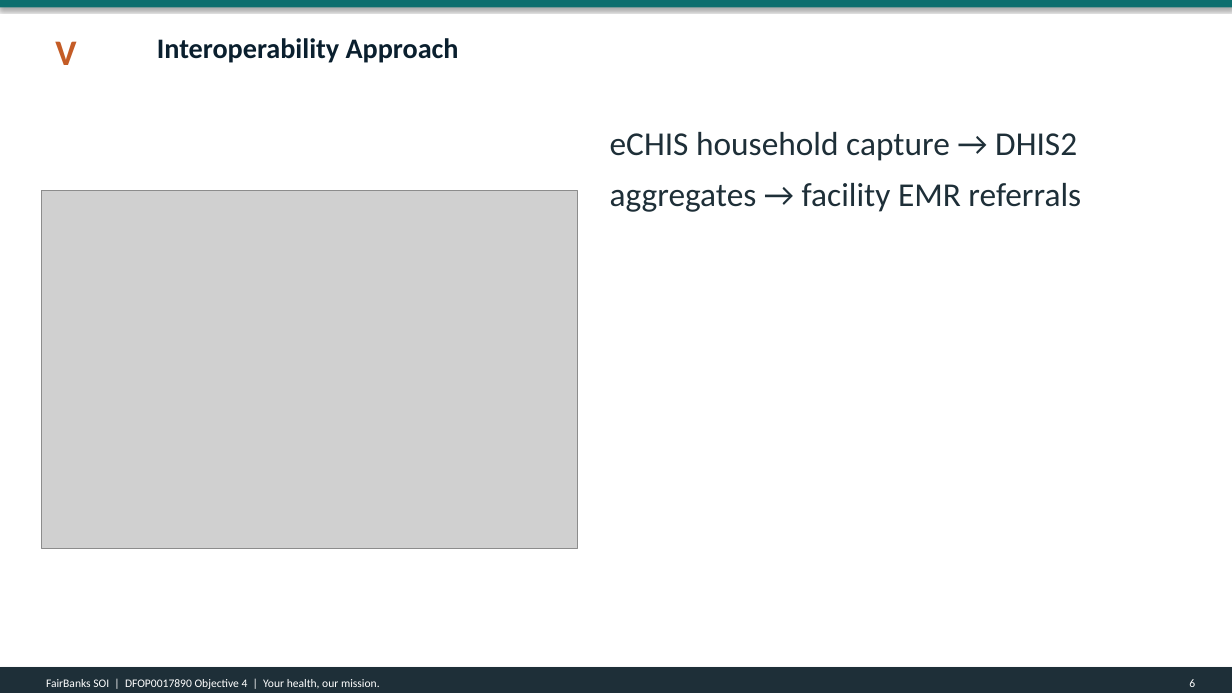
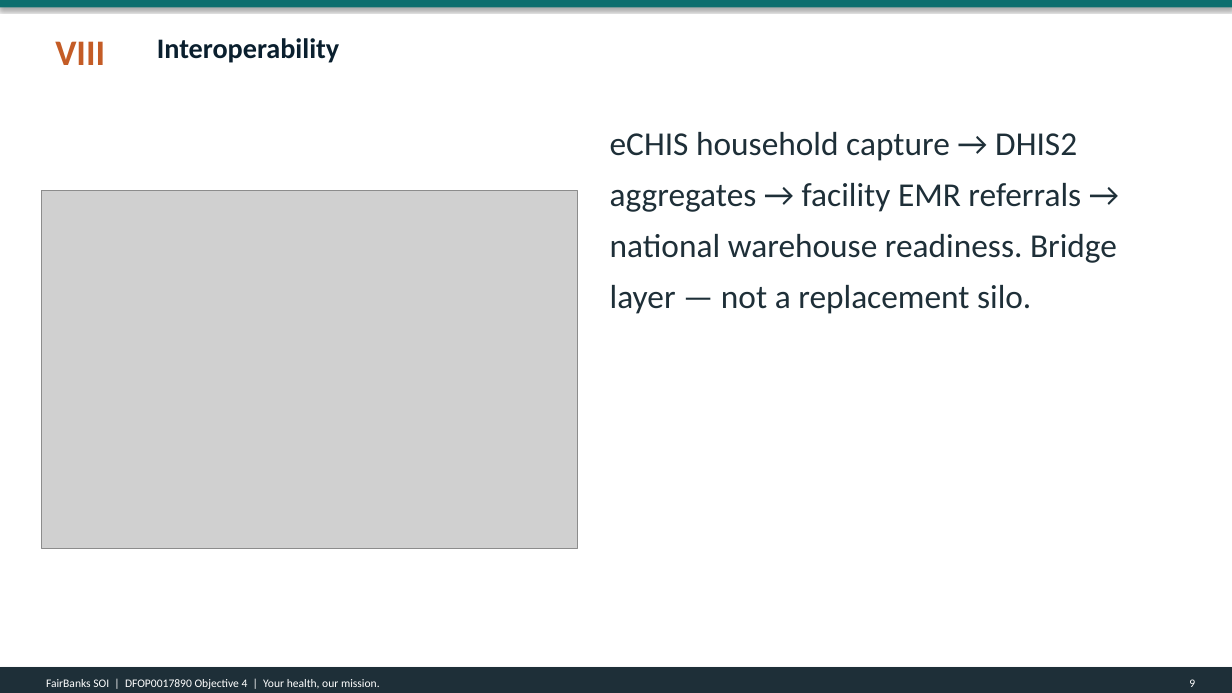
Before and after one commit to WASSWA2624/fairbanks, a slide deck: slide 9 of applications/dos-uganda/documents/dos-uganda_ppt.pptx (slide 6 before the commit). Drawn at 1232x693 pixels with LibreOffice and Linux fonts; fonts in the diff are those of the drawing; grey boxes stand for pictures. Boxes give left, top, right and bottom in pixels: in the first picture for what was removed or moved away, otherwise in the second. Text is boxed around its words. In the diff, an @@ line names an element or a change of style, - is before the commit and + after.

Commit message:
Revise documentation and project deliverables for the Uganda Health MOU. Update the build_dos-uganda_docs.py script to reflect changes in the Statement of Interest, including new objectives and a focus on interoperability. Enhance the Word, PDF, and PowerPoint outputs with updated titles, subtitles, and content to align with the latest project guidelines. Introduce a new Grants URL for reference and ensure all documents maintain consistency with the project's branding and messaging standards.

```diff
--- a/applications/dos-uganda/documents/dos-uganda_ppt.pptx
+++ b/applications/dos-uganda/documents/dos-uganda_ppt.pptx
@@ text at <box>55,41,105,65</box>: text changed @@
-V
+VIII
@@ text at <box>157,38,339,63</box>: text changed @@
-Interoperability Approach
+Interoperability
@@ text at <box>610,132,1117,314</box>: text changed @@
-eCHIS household capture → DHIS2 aggregates → facility EMR referrals
+eCHIS household capture → DHIS2 aggregates → facility EMR referrals → national warehouse readiness. Bridge layer — not a replacement silo.
```
Also in this commit, not shown: 7 other slides changed, 3 slides added, 2 slides removed, 14 other files.
